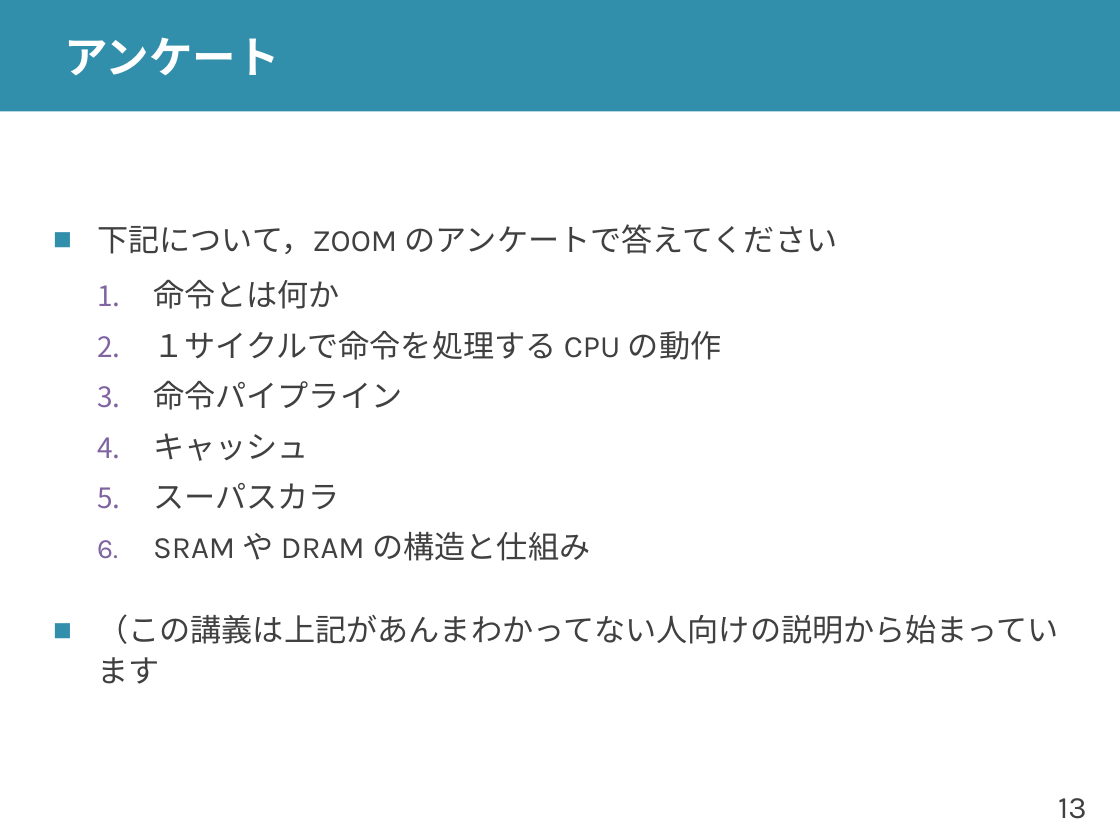
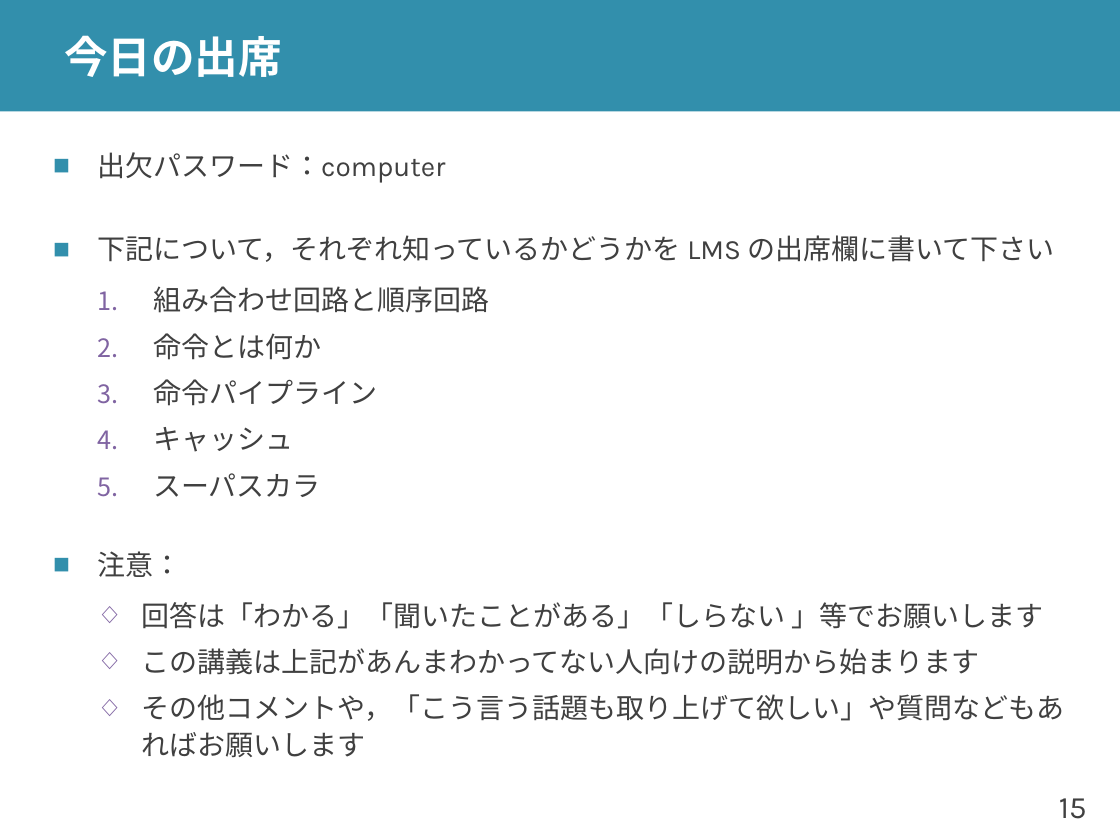
Before and after one commit to shioyadan/advanced-computer-organization, a slide deck: slide 15 of aco-shioya-00.pptx (slide 13 before the commit). Drawn at 1120x840 pixels with LibreOffice and Linux fonts; fonts in the diff are those of the drawing. Boxes give left, top, right and bottom in pixels: in the first picture for what was removed or moved away, otherwise in the second. Text is boxed around its words. In the diff, an @@ line names an element or a change of style, - is before the commit and + after.

Commit message:
2022年度イントロ回分を更新

```diff
--- a/aco-shioya-00.pptx
+++ b/aco-shioya-00.pptx
@@ title at [64, 35, 282, 77]: text changed @@
-アンケート
+今日の出席
@@ text at [97, 152, 1055, 313]: text changed; size 20 to 18 pt @@
-■ 下記について，ZOOM のアンケートで答えてください
+■ 出欠パスワード：computer
+■ 下記について，それぞれ知っているかどうかを LMS の出席欄に書いて下さい
+  1. 組み合わせ回路と順序回路
@@ text at [153, 330, 721, 360]: paragraph removed @@
-  2. １サイクルで命令を処理する CPU の動作
@@ text at [153, 333, 377, 497]: size 20 to 18 pt in "命令とは何か", "命令パイプライン", "キャッシュ", "スーパスカラ" @@
@@ text at [97, 551, 1064, 757]: text changed; size 20 to 18 pt @@
-  6. SRAM や DRAM の構造と仕組み
-■ （この講義は上記があんまわかってない人向けの説明から始まっています
+■ 注意：
+  ◇ 回答は「わかる」「聞いたことがある」「しらない 」等でお願いします
+  ◇ この講義は上記があんまわかってない人向けの説明から始まります
+  ◇ その他コメントや，「こう言う話題も取り上げて欲しい」や質問などもあればお願いします
@@ page number at [1059, 798, 1087, 819]: text changed @@
-13
+15
```
Also in this commit, not shown: 8 other slides changed, 2 slides added, 1 other file.
